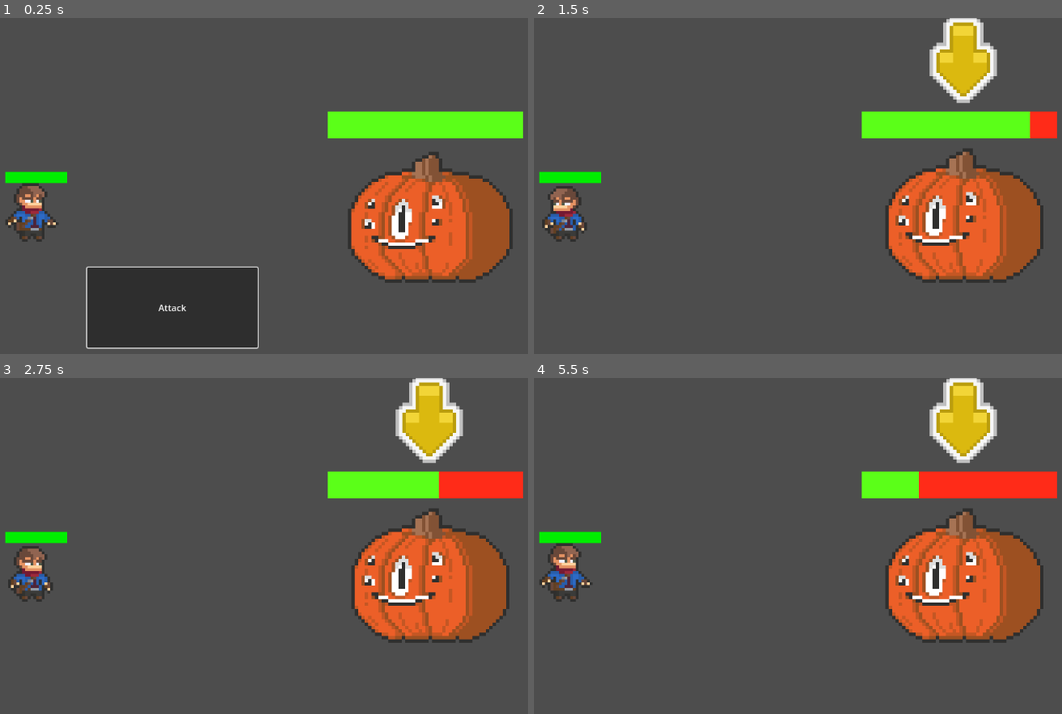
Above: before the commit, frames 1-4 (two rows, left to right).
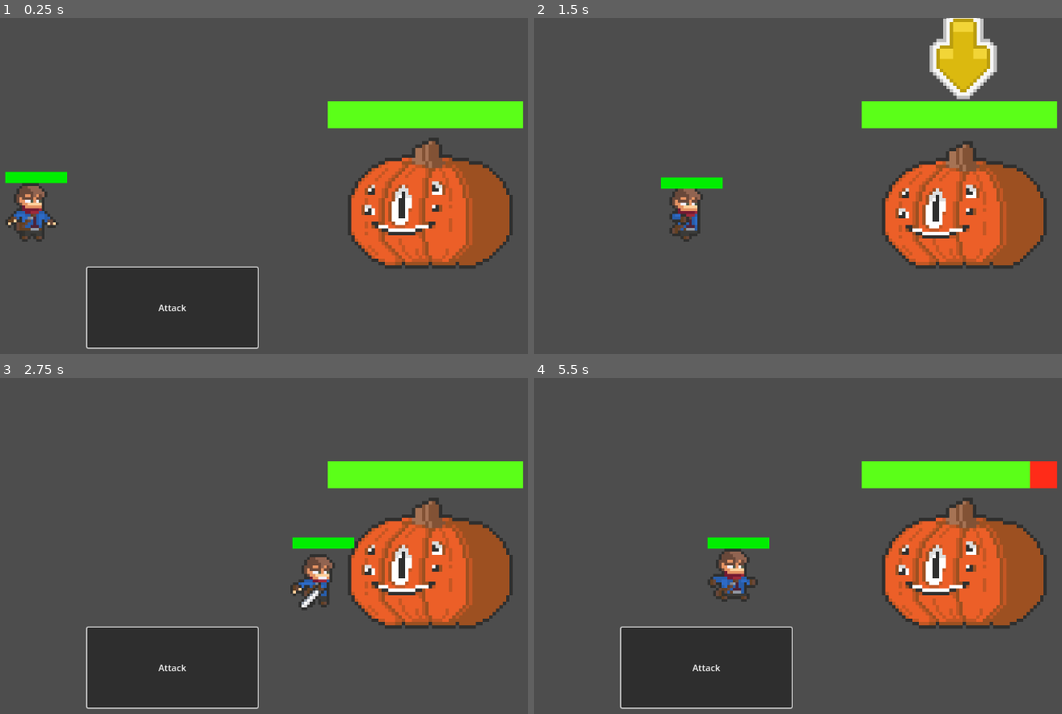
Above: after the commit, the same moments.

Repository: Tomasbs/Capstone-Project
Game: Godot game, scene res://Level/level.tscn
Two runs of this game, one before a commit and one after it. Both use one fixed random seed, a clock stepped at 60 frames per second and the inputs below.
Inputs:
- Up to frame 1 (0.25 s): no input
- Up to frame 2 (1.5 s): tap Enter (enter) at 0.5, 0.6, 1.35 s; hold Up (up) 0.53-1.28 s; hold Down (down) from 1.28 s (still down)
- Up to frame 3 (2.75 s): release Down (down) at 2.03 s; hold Up (up) from 2.03 s (still down); tap Enter (enter) at 2.1 s
- Up to frame 4 (5.5 s): tap Enter (enter) every 0.75 s from 2.85 to 5.1 s; release Up (up) at 3.53 s; hold Down (down) from 3.53 s (still down)

The runs differ from the first frame. In frame 1, 8.7% of the frame differs, in the area x 62-100%, y 24-79%; in frame 2, 11%; in frame 3, 22%; in frame 4, 22%, in the area x 0-100%, y 0-99%.
Error after the commit: Invalid access to property or key 'health' on a base object of type 'null instance'. (res://Player/player.gd:86)

Commit message:
Add files via upload

Diff:
--- a/Capstone/Enemies/pumpkin_boss.gd
+++ b/Capstone/Enemies/pumpkin_boss.gd
@@ -2,14 +2,32 @@
 
 @onready var _focus = $Focus
 @onready var progress_bar = $ProgressBar
-@onready var animation_player = $AnimationPlayer
+@onready var anim_tree = $AnimationTree
+@onready var anim_state = anim_tree.get("parameters/playback")
+
+enum enemies_states {IDLE, HURT, DEAD}
+var current_states = enemies_states.IDLE
+
+var attacking = false
+var attack_type : int = -1
 
 @export var MAX_HEALTH: float = 7
 
-var health: float = 7:
+@onready var health: float = 7:
 	set(value):
 		health = value
 		_update_progress_bar()
+
+func _process(delta):
+	match current_states:
+		enemies_states.IDLE:
+			idle()
+		enemies_states.HURT:
+			hurt()
+	if attacking == true:
+		attack_type = randi() % 2
+
+
 
 func _update_progress_bar():
 	progress_bar.value = (health/MAX_HEALTH) * 100
@@ -22,3 +40,15 @@
 
 func take_damage(value):
 	health -= value
+	current_states = enemies_states.HURT
+
+func idle():
+	anim_tree.set("parameters/Idle/blend_position", Vector2(0, 0))
+	anim_state.travel("Idle")
+
+func hurt():
+	anim_tree.set("parameters/Hurt/blend_position", Vector2(0, 0))
+	anim_state.travel("Hurt")
+
+func on_states_reset():
+	current_states = enemies_states.IDLE
--- a/Capstone/Enemies/pumpkin_boss.tscn
+++ b/Capstone/Enemies/pumpkin_boss.tscn
@@ -304,7 +304,7 @@
 }],
 "loop": false,
 "name": &"Hurt",
-"speed": 6.0
+"speed": 7.0
 }, {
 "frames": [{
 "duration": 1.0,
@@ -455,7 +455,7 @@
 }]
 
 [sub_resource type="RectangleShape2D" id="RectangleShape2D_fdc28"]
-size = Vector2(56.6667, 79)
+size = Vector2(56.6667, 70.8333)
 
 [sub_resource type="StyleBoxFlat" id="StyleBoxFlat_567kd"]
 bg_color = Color(1, 0.168627, 0.0941176, 1)
@@ -516,9 +516,22 @@
 "update": 1,
 "values": ["Hurt"]
 }
+tracks/2/type = "method"
+tracks/2/imported = false
+tracks/2/enabled = true
+tracks/2/path = NodePath(".")
+tracks/2/interp = 1
+tracks/2/loop_wrap = true
+tracks/2/keys = {
+"times": PackedFloat32Array(0.6),
+"transitions": PackedFloat32Array(1),
+"values": [{
+"args": [],
+"method": &"on_states_reset"
+}]
+}
 
 [sub_resource type="Animation" id="Animation_jdebg"]
-length = 0.666667
 loop_mode = 1
 tracks/0/type = "value"
 tracks/0/imported = false
@@ -527,10 +540,10 @@
 tracks/0/interp = 1
 tracks/0/loop_wrap = true
 tracks/0/keys = {
-"times": PackedFloat32Array(0, 0.166667, 0.333333, 0.5),
-"transitions": PackedFloat32Array(1, 1, 1, 1),
-"update": 1,
-"values": [0, 1, 2, 3]
+"times": PackedFloat32Array(0, 0.166667, 0.333333, 0.5, 0.666667, 0.833333),
+"transitions": PackedFloat32Array(1, 1, 1, 1, 1, 1),
+"update": 1,
+"values": [0, 1, 2, 3, 4, 5]
 }
 tracks/1/type = "value"
 tracks/1/imported = false
@@ -876,30 +889,32 @@
 states/Walk/node = SubResource("AnimationNodeBlendSpace2D_msxku")
 states/Walk/position = Vector2(288, 100)
 transitions = ["Start", "Idle", SubResource("AnimationNodeStateMachineTransition_ak7n5"), "Idle", "Walk", SubResource(" …(673 unchanged characters)…
-graph_offset = Vector2(-262, -33)
+graph_offset = Vector2(-272.843, -18.8461)
 
 [node name="Pumpkin" type="CharacterBody2D"]
 scale = Vector2(6, 6)
 script = ExtResource("1_15mq8")
 
 [node name="AnimatedSprite2D" type="AnimatedSprite2D" parent="."]
+position = Vector2(0, -29.1667)
 sprite_frames = SubResource("SpriteFrames_j42bk")
 animation = &"Idle"
+frame = 3
 
 [node name="CollisionShape2D" type="CollisionShape2D" parent="."]
-position = Vector2(-0.833335, 13.6667)
+position = Vector2(-1.5, -14.25)
 shape = SubResource("RectangleShape2D_fdc28")
 
 [node name="Focus" type="Sprite2D" parent="."]
 visible = false
-position = Vector2(-0.333333, -18)
+position = Vector2(-0.333333, -44.1667)
 texture = ExtResource("3_c5jwc")
 
 [node name="ProgressBar" type="ProgressBar" parent="."]
 offset_left = -29.6667
-offset_top = -3.0
+offset_top = -31.3333
 offset_right = 28.3333
-offset_bottom = 5.0
+offset_bottom = -23.3333
 theme_override_styles/background = SubResource("StyleBoxFlat_567kd")
 theme_override_styles/fill = SubResource("StyleBoxFlat_idjue")
 value = 100.0
--- a/Capstone/Enemy Groups/enemy_group.gd
+++ b/Capstone/Enemy Groups/enemy_group.gd
@@ -5,13 +5,16 @@
 var is_battling: bool = false
 var index: int = 0
 
+var enemies_attacking = 0
+
 signal next_player
+signal attacking
 @onready var choice = $"../CanvasLayer/Choice"
 
 func _ready():
 	enemies = get_children()
 	for i in enemies.size():
-		enemies[i].position = Vector2(900, 185)
+		enemies[i].position = Vector2(900, 335)
 
 	show_choice()
 
@@ -27,6 +30,10 @@
 				switch_focus(index, index-1)
 		if Input.is_action_just_pressed("enter"):
 			action_queue.push_back(index)
+			if len($".."/Party/Player.player_target) == 0:
+				$".."/Party/Player.player_target.push_back(enemies[index])
+			else:
+				$".."/Party/Player.player_target[0] = enemies[index]
 			emit_signal("next_player")
 
 		if action_queue.size() == enemies.size() and not is_battling:
@@ -35,9 +42,6 @@
 			_action(action_queue)
 
 func _action(stack):
-	for i in stack:
-		enemies[i].take_damage(1)
-		await get_tree().create_timer(1).timeout
 	action_queue.clear()
 	is_battling = false
 	for i in enemies:
@@ -65,3 +69,7 @@
 func _on_attack_pressed():
 	choice.hide()
 	_start_choosing()
+
+
+func _on_party_enemy_attacking_2():
+	$".".enemies[enemies_attacking].attacking = true
--- a/Capstone/Enemy Groups/enemy_group.tscn
+++ b/Capstone/Enemy Groups/enemy_group.tscn
@@ -3,7 +3,7 @@
 [ext_resource type="PackedScene" uid="uid://bi7xhkqjobvj5" path="res://Enemies/pumpkin_boss.tscn" id="1_0w2nm"]
 [ext_resource type="Script" path="res://Enemy Groups/enemy_group.gd" id="1_3vcx3"]
 
-[node name="Enemy Group" type="Node2D"]
+[node name="Enemy_Group" type="Node2D"]
 script = ExtResource("1_3vcx3")
 
 [node name="Pumpkin" parent="." instance=ExtResource("1_0w2nm")]
--- a/Capstone/Level/level.tscn
+++ b/Capstone/Level/level.tscn
@@ -7,7 +7,7 @@
 
 [node name="Party" parent="." instance=ExtResource("1_aty5w")]
 
-[node name="Enemy Group" parent="." instance=ExtResource("2_dnynw")]
+[node name="Enemy_Group" parent="." instance=ExtResource("2_dnynw")]
 
 [node name="CanvasLayer" type="CanvasLayer" parent="."]
 
@@ -22,5 +22,7 @@
 size_flags_horizontal = 3
 text = "Attack"
 
-[connection signal="next_player" from="Enemy Group" to="Party" method="_on_enemy_group_next_player"]
-[connection signal="pressed" from="CanvasLayer/Choice/Attack" to="Enemy Group" method="_on_attack_pressed"]
+[connection signal="enemy_attacking2" from="Party" to="Enemy_Group" method="_on_party_enemy_attacking_2"]
+[connection signal="attacking" from="Enemy_Group" to="Party" method="_on_enemy_group_attacking"]
+[connection signal="next_player" from="Enemy_Group" to="Party" method="_on_enemy_group_next_player"]
+[connection signal="pressed" from="CanvasLayer/Choice/Attack" to="Enemy_Group" method="_on_attack_pressed"]
--- a/Capstone/Player/player.gd
+++ b/Capstone/Player/player.gd
@@ -2,14 +2,89 @@
 
 @onready var _focus = $Focus
 @onready var progress_bar = $ProgressBar
-@onready var animation_player = $AnimationPlayer
+@onready var anim_tree = $AnimationTree
+@onready var anim_state = anim_tree.get("parameters/playback")
+
+@onready var player_target : Array = []
 
 @export var MAX_HEALTH: float = 7
+
+var home_x = 200
+var home_y = 350
+
+signal atack_over
+signal on_hit
+signal enemy_attacking
+
+var attacking = false
+var going_back = false
+
+var at_home_x = true
+var at_home_y = true
+var at_home = true
+
+var at_target_x = false
+var at_target_y = false
+var at_target = false
+
+enum party_states {IDLE, WALK_ATTACK, WALK_BACK, LIGHT_ATTACK}
+var current_states = party_states.IDLE
 
 var health: float = 7:
 	set(value):
 		health = value
 		_update_progress_bar()
+
+func _process(delta):
+	print(at_target_y)
+	match current_states:
+		party_states.IDLE:
+			idle()
+		party_states.WALK_ATTACK:
+			walk_attack()
+		party_states.WALK_BACK:
+			walk_back()
+		party_states.LIGHT_ATTACK:
+			light_attack()
+
+	if attacking == true and at_target == false:
+		if at_target_x == false:
+			$".".position.x +=  250 * get_physics_process_delta_time()
+		if at_target_y == false:
+			if 	$".".position.y > player_target[0].position.y:
+				$".".position.y -= 150 * get_physics_process_delta_time()
+			elif 	$".".position.y < player_target[0].position.y:
+				$".".position.y += 150 * get_physics_process_delta_time()
+
+	if player_target.size() > 0:
+		if going_back == false:
+			if $".".position.x >= player_target[0].position.x - 190:
+				at_target_x = true
+			if $".".position.y == player_target[0].position.y:
+				at_target_y = true
+			if at_target_x == true and at_target_y == true:
+				at_target = true
+				current_states = party_states.LIGHT_ATTACK
+
+	if going_back == true and at_home == false:
+		if at_home_x == false:
+			$".".position.x -=  250 * get_physics_process_delta_time()
+		if at_target_y == false:
+			if 	$".".position.y > home_y:
+				$".".position.y -= 150 * get_physics_process_delta_time()
+			elif 	$".".position.y < home_y:
+				$".".position.y += 150 * get_physics_process_delta_time()
+
+	if attacking == false:
+		if $".".position.x == home_x:
+			at_home_x = true
+		if $".".position.y == home_y:
+			at_home_y = true
+		if at_home_x == true and at_home_y == true:
+			at_home = true
+			current_states = party_states.IDLE
+			if $".."/Enemy_Group/Pumpkin.health > 0:
+				emit_signal("enemy_attacking")
 
 func _update_progress_bar():
 	progress_bar.value = (health/MAX_HEALTH) * 100
@@ -19,3 +94,35 @@
 
 func unfocus():
 	_focus.hide()
+
+func idle():
+	anim_tree.set("parameters/Idle/blend_position", Vector2(0, 0))
+	anim_state.travel("Idle")
+
+func walk_attack():
+	going_back = false
+	at_home = false
+	at_home_x = false
+	at_home_y = false
+	anim_tree.set("parameters/Walk/blend_position", Vector2(1, 0))
+	anim_state.travel("Walk")
+	attacking = true
+
+func light_attack():
+	anim_tree.set("parameters/Light_Attack/blend_position", Vector2(1, 0))
+	anim_state.travel("Light_Attack")
+
+func _on_atack_over():
+	current_states = party_states.WALK_BACK
+
+func _on_on_hit():
+	player_target[0].take_damage(1)
+
+func walk_back():
+	at_target = false
+	at_target_x = false
+	at_target_y = false
+	attacking = false
+	anim_tree.set("parameters/Walk/blend_position", Vector2(-1, 0))
+	anim_state.travel("Walk")
+	going_back = true
--- a/Capstone/Player/player.tscn
+++ b/Capstone/Player/player.tscn
@@ -731,6 +731,23 @@
 "transitions": PackedFloat32Array(1),
 "update": 1,
 "values": ["Light_Attack"]
+}
+tracks/2/type = "method"
+tracks/2/imported = false
+tracks/2/enabled = true
+tracks/2/path = NodePath(".")
+tracks/2/interp = 1
+tracks/2/loop_wrap = true
+tracks/2/keys = {
+"times": PackedFloat32Array(0.4, 1.2),
+"transitions": PackedFloat32Array(1, 1),
+"values": [{
+"args": [],
+"method": &"_on_on_hit"
+}, {
+"args": [],
+"method": &"_on_atack_over"
+}]
 }
 
 [sub_resource type="Animation" id="Animation_vr17q"]
@@ -1078,7 +1095,7 @@
 states/Walk/node = SubResource("AnimationNodeBlendSpace2D_pj1vh")
 states/Walk/position = Vector2(317, 25)
 transitions = ["Start", "Idle", SubResource("AnimationNodeStateMachineTransition_58fqc"), "Idle", "Walk", SubResource(" …(993 unchanged characters)…
-graph_offset = Vector2(-196, -74)
+graph_offset = Vector2(-337.931, -93.9149)
 
 [node name="Player" type="CharacterBody2D"]
 scale = Vector2(5, 5)
@@ -1087,7 +1104,7 @@
 [node name="AnimatedSprite2D" type="AnimatedSprite2D" parent="."]
 sprite_frames = SubResource("SpriteFrames_p6416")
 animation = &"Idle"
-frame = 10
+frame = 1
 
 [node name="CollisionShape2D" type="CollisionShape2D" parent="."]
 position = Vector2(0, 5.25)
--- a/Capstone/party.gd
+++ b/Capstone/party.gd
@@ -3,7 +3,18 @@
 var players: Array = []
 var index: int = 0
 
+signal enemy_attacking2
+
 func _ready():
 	players = get_children()
 	for i in players.size():
 		players[i].position = Vector2(200, 325)
+
+
+
+func _on_enemy_group_attacking():
+	$".".players[0].current_states = $".".players[0].party_states.WALK_ATTACK
+
+
+func _on_player_enemy_attacking():
+	emit_signal("enemy_attacking2")
--- a/Capstone/party.tscn
+++ b/Capstone/party.tscn
@@ -7,3 +7,5 @@
 script = ExtResource("1_jsqdl")
 
 [node name="Player" parent="." instance=ExtResource("1_51www")]
+
+[connection signal="enemy_attacking" from="Player" to="." method="_on_player_enemy_attacking"]
Binary file changed: Capstone/Sprites/Giant Pumpkin Sprite Sheet.png
